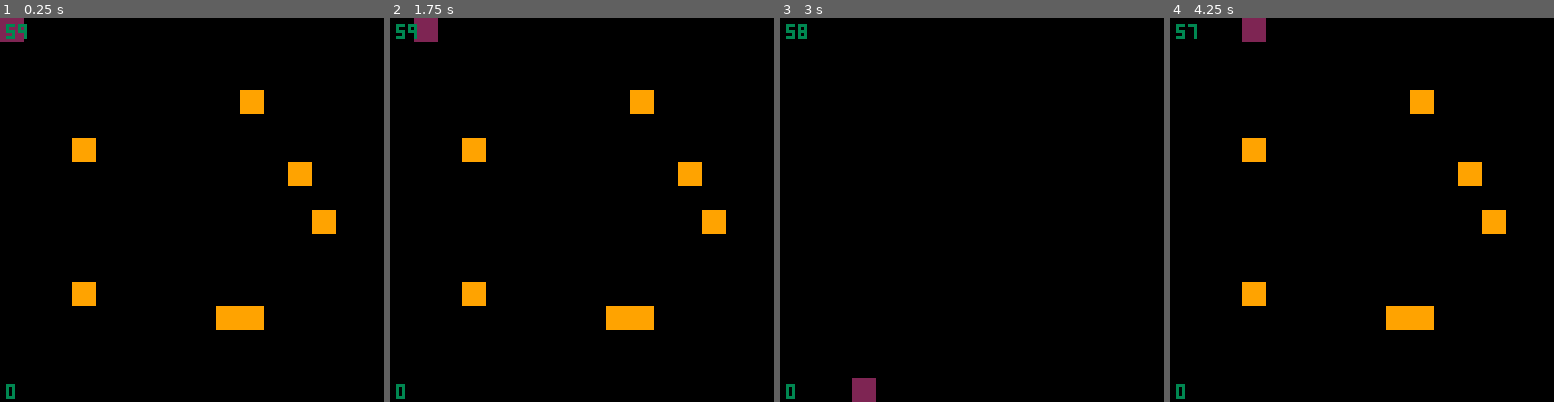
Above: before the commit, frames 1-4 (left to right).
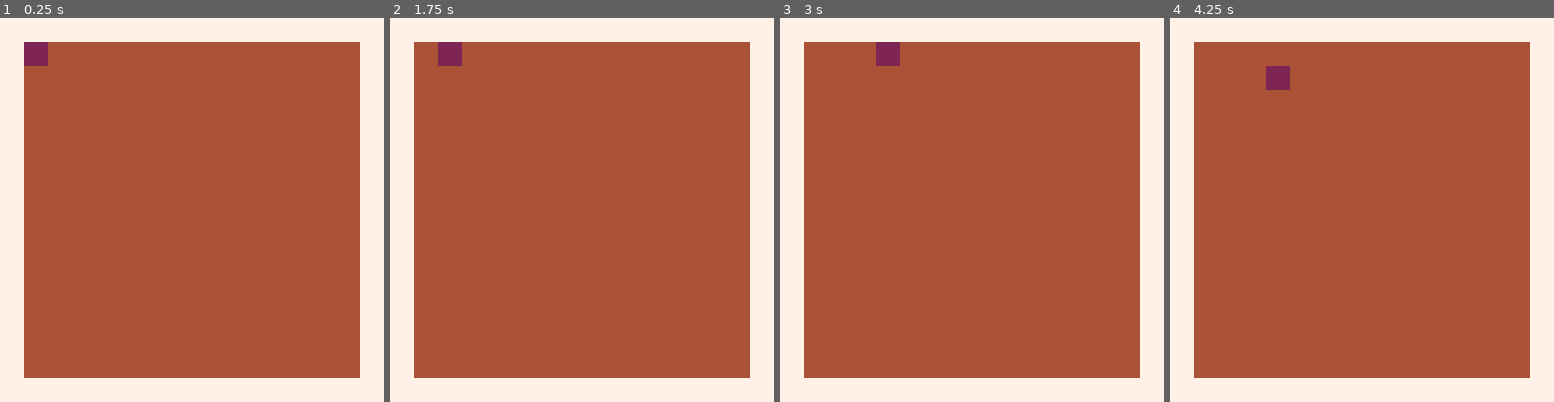
Above: after the commit, the same moments.

Repository: Loremus299/Mini-Jam-221
Game: PICO-8 cartridge index.p8
Same seed, same stepped clock (60 frames per second), same inputs: the game is played once before the commit and once after it.
Inputs:
- Up to frame 1 (0.25 s): no input
- Up to frame 2 (1.75 s): tap X (X key) at 0.33, 1.07 s; tap O (Z key) at 0.7, 1.7 s; hold Right from 1.6 s (still down)
- Up to frame 3 (3 s): tap X (X key) at 1.85, 2.97 s; release Right at 2.1 s; tap O (Z key) at 2.1, 2.5, 2.9 s; hold Up 2.15-2.42 s; hold Right from 2.47 s (still down)
- Up to frame 4 (4.25 s): release Right at 3.03 s; hold Left 3.08-3.58 s; tap O (Z key) at 3.3, 3.7, 4.1 s; hold Down 3.63-3.97 s; hold Right from 4.02 s (still down); tap X (X key) at 4.08 s

The runs differ from the first frame. In frame 1, 100% of the frame differs, in the area x 0-100%, y 0-100%; in frame 2, 100%; in frame 3, 100%; in frame 4, 100%.

Commit message:
I made a room

Diff:
--- a/index.p8
+++ b/index.p8
@@ -139,6 +139,24 @@
 	print(glb.score, 2, 122, 3)
 	print(flr(glb.time / 60), 2, 2, 3)
 end
+
+function roomInit()
+	sd.mapX = 7
+	sd.mapY = 3
+	plr.x = 8
+	plr.y = 8
+end
+
+function roomUpdate()
+	movement(plr)
+end
+
+function roomDraw()
+	cls(4)
+	map(sd.mapX * 16, sd.mapY * 16)
+	spr(plr.spr, plr.x, plr.y, plr.w, plr.h, plr.fx, plr.fy)
+end
+
 -->8
 sceneManager = {
   map = {
@@ -146,7 +164,12 @@
     update = mapUpdate,
     draw = mapDraw,
   },
-  cur = "map"
+  room = {
+	init = roomInit,
+	update = roomUpdate,
+	draw = roomDraw
+  },
+  cur = "room"
 }
 
 function _init()
Not shown, changed: 120 lines of the sprite sheet (__gfx__) section of index.p8
